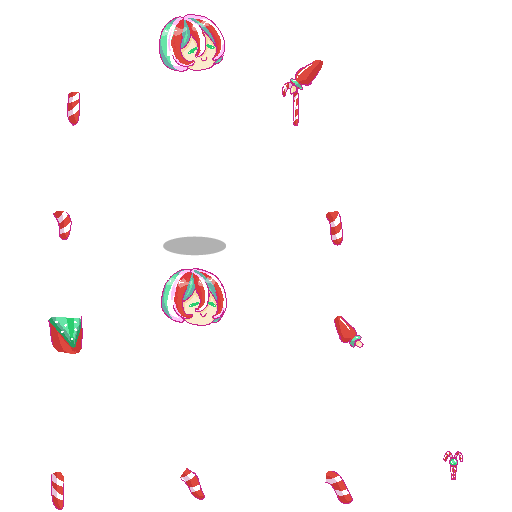
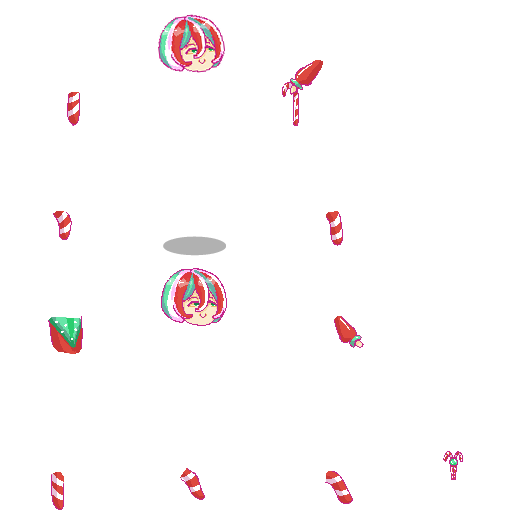
Layers edited between the first and the second (512, 512) image:
painted on "highlight" over (189, 47, 213, 306)
removed group "Folder 3" (35 layers) over (158, 13, 225, 318)
added layer "Folder 3 Copy 2" above "Folder 3 Copy" over (158, 13, 225, 74)
added group "Folder 3 Copy" with 38 layers above "orig and edited copy" over (158, 59, 223, 318)
added group "line Copy" with 7 layers in group "Folder 3 Copy" over (162, 62, 222, 318)
added layer "Layer 1 Copy" in group "line Copy" over (187, 297, 217, 318)
added layer "Layer 3 Copy 2" in group "line Copy" over (162, 62, 222, 318)
added group "col Copy" with 15 layers in group "Folder 3 Copy" over (158, 59, 223, 318)
added layer "Layer 9 Copy 3" (multiply) in group "col Copy" over (187, 296, 217, 318)
added layer "S Copy 3" in group "col Copy" over (187, 296, 217, 318)
added layer "Layer 7 Copy" (multiply, 33%) in group "col Copy" over (158, 59, 223, 318)
added layer "WHTE Copy" in group "col Copy" over (187, 296, 217, 318)
added layer "RED Copy" in group "col Copy" over (160, 60, 223, 318)
added layer "Layer 14 Copy 3" (multiply, 50%) in group "col Copy" over (187, 296, 217, 318)
added layer "Layer 13 Copy 3" in group "col Copy" over (188, 296, 216, 305)
added layer "Layer 12 Copy 3" in group "col Copy" over (187, 296, 217, 318)
added layer "Layer 11 Copy 3" in group "col Copy" over (187, 296, 217, 318)
added layer "GREN Copy 3" in group "col Copy" over (187, 296, 217, 318)
moved "other head" into group "orig and edited copy" over (158, 13, 225, 74)
moved "line" into group "orig and edited copy" over (162, 62, 222, 318)
hid "Layer 4" over (189, 302, 216, 307)
hid "Layer 3" over (162, 62, 222, 318)
moved "col" into group "orig and edited copy" over (158, 59, 223, 318)
painted on "Layer 9" over (188, 296, 217, 318)
…and 1 more changes (1 added)
